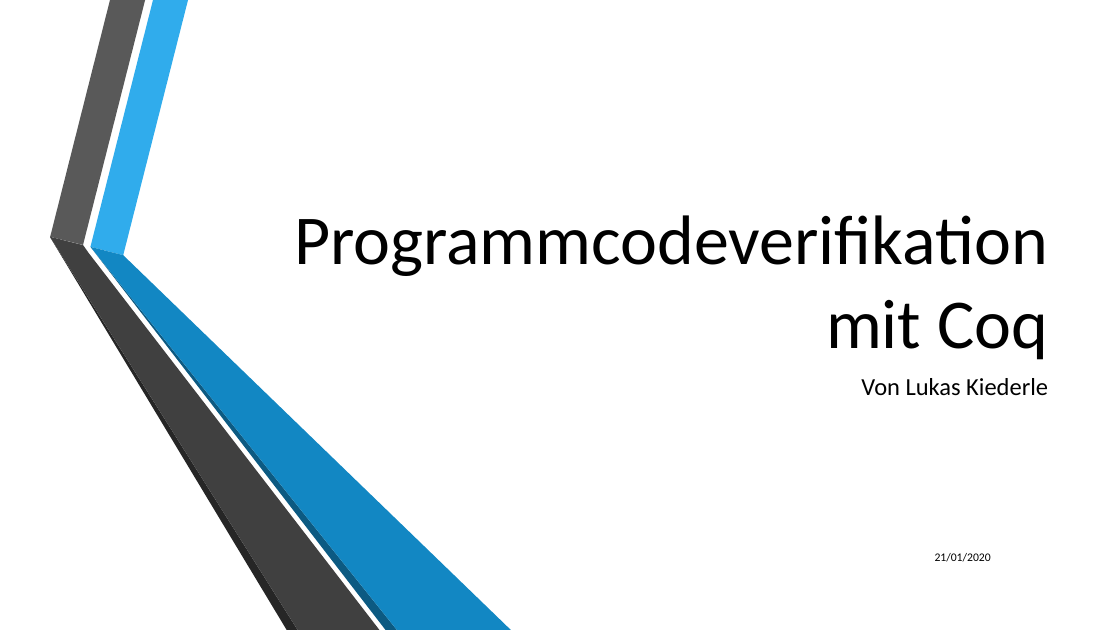
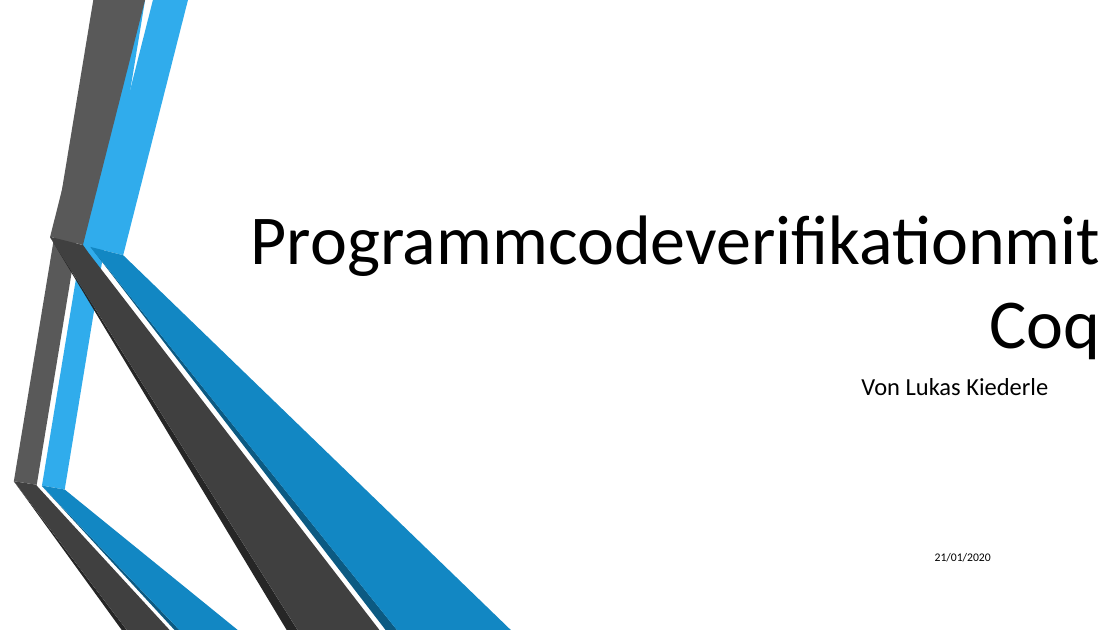
Before and after one commit to LukasKiederle/seminar-coq, a slide deck: slide 1 of final-presentation.pptx. Drawn at 1120x630 pixels with LibreOffice and Linux fonts; fonts in the diff are those of the drawing; background and template pictures are left out. Boxes give left, top, right and bottom in pixels: in the first picture for what was removed or moved away, otherwise in the second. Text is boxed around its words. In the diff, an @@ line names an element or a change of style, - is before the commit and + after.

```diff
--- a/final-presentation.pptx
+++ b/final-presentation.pptx
@@ text added at box(251, 215, 1100, 360), 60 pt, text #000000 @@
+Programmcodeverifikationmit Coq
@@ title removed at box(294, 215, 1048, 360) @@
-Programmcodeverifikation mit Coq
@@ group added at box(13, 0, 238, 630): 6 freeform shapes @@
```
Also in this commit, not shown: 11 other slides changed.
